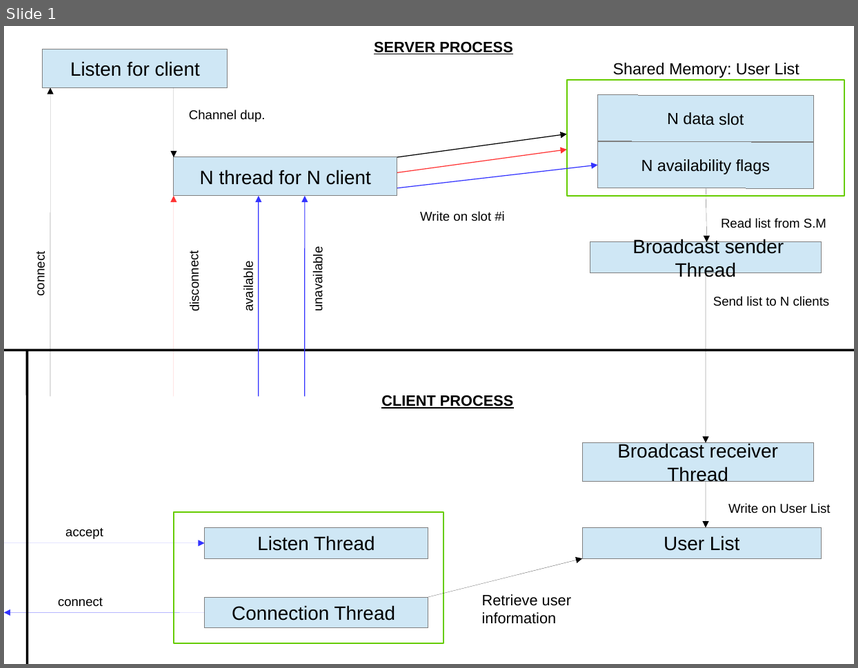
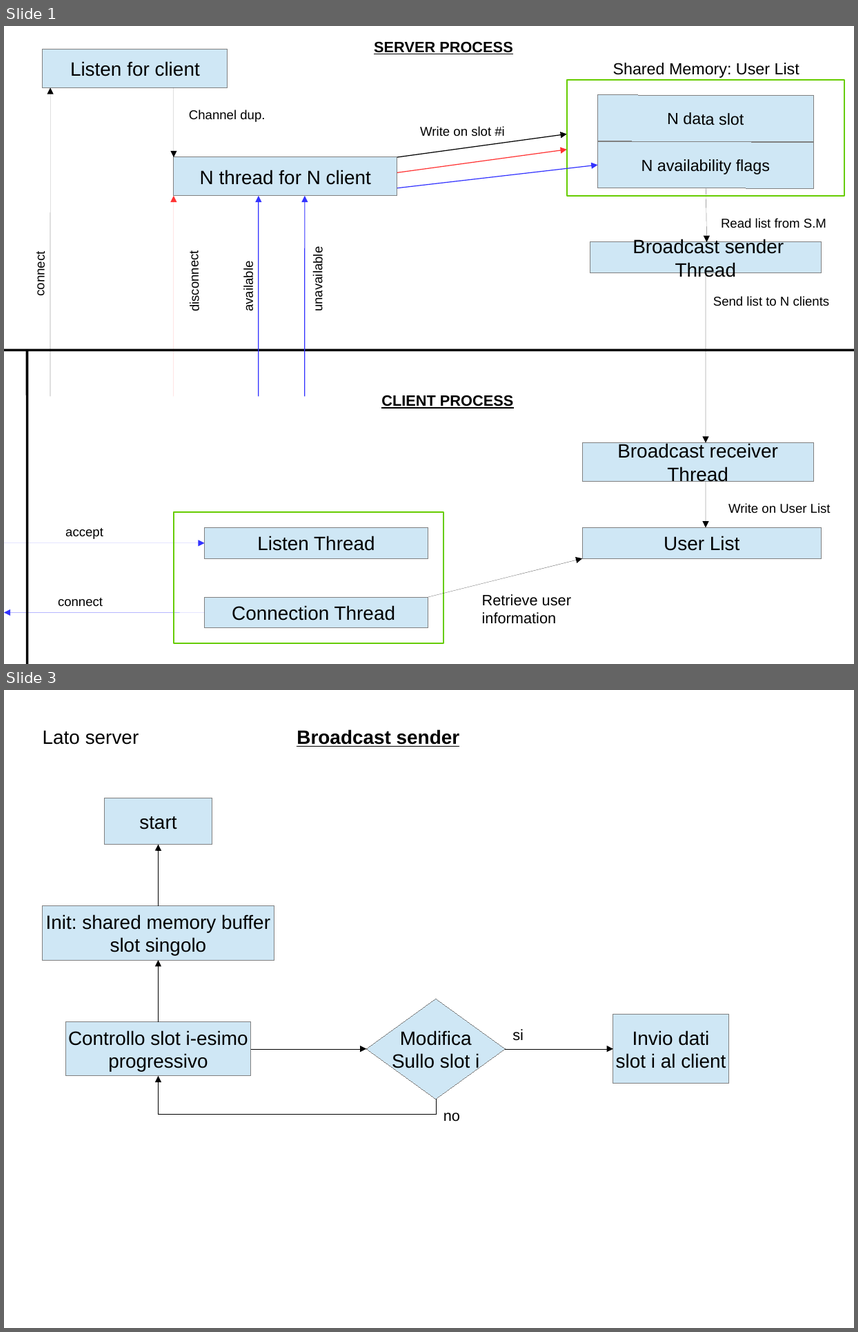
Before and after one commit to polyc/talk-service, a slide deck: SO_projectDiagram.odp. Shown one above the other, each under a label of ours: slide 1 before the commit, slides 1 and 3 after it; the slides between them are not shown. The pictures are 858x668 and 858x1332 pixels, drawn with LibreOffice and Linux fonts; fonts in the diff are those of the drawing. Boxes give left, top, right and bottom in pixels: in the first picture for what was removed or moved away, otherwise in the second. Text is boxed around its words. In the diff, an @@ line names an element or a change of style, - is before the commit and + after.

```diff
--- a/SO_projectDiagram.odp
+++ b/SO_projectDiagram.odp
@@ slide 3 added at <box>4,690,854,1328</box>, background #FFFFFF @@
@@ text added at <box>43,730,139,745</box>, 18 pt, text #000000 @@
+Lato server
@@ text added at <box>297,729,460,747</box>, 18 pt, text #000000, bold, underline @@
+Broadcast sender
@@ rectangle added at <box>104,798,212,845</box>, fill #CFE7F5, outline #808080 0 pt, 18 pt, text #000000 @@
+start
@@ elbow arrow added from (159, 906) to (159, 845), #000000 0 pt @@
@@ rectangle added at <box>43,906,274,960</box>, fill #CFE7F5, outline #808080 0 pt, 18 pt, text #000000 @@
+Init: shared memory buffer
+slot singolo
@@ elbow arrow added from (159, 1022) to (159, 960), #000000 0 pt @@
@@ diamond added at <box>366,998,506,1099</box>, fill #CFE7F5, outline #808080 0 pt, 18 pt, text #000000 @@
+Modifica
+Sullo slot i
@@ rectangle added at <box>613,1014,729,1083</box>, fill #CFE7F5, outline #808080 0 pt, 18 pt, text #000000 @@
+Invio dati
+slot i al client
@@ rectangle added at <box>65,1022,251,1076</box>, fill #CFE7F5, outline #808080 0 pt, 18 pt, text #000000 @@
+Controllo slot i-esimo
+progressivo
@@ text added at <box>513,1029,524,1041</box>, 14 pt, text #000000 @@
+si
@@ elbow arrow added from (251, 1049) to (366, 1049), #000000 0 pt @@
@@ elbow arrow added from (506, 1049) to (613, 1049), #000000 0 pt @@
@@ elbow arrow added from (436, 1099) to (159, 1076), #000000 0 pt @@
@@ text added at <box>444,1112,460,1121</box>, 14 pt, text #000000 @@
+no
@@ slide 1 changed as well @@
@@ text "Write on slot #i": place and size @@
-text "Write on slot #i" at <box>420,211,504,221</box>
+text "Write on slot #i" at <box>420,126,504,136</box>
```
Also in this commit, not shown: 2 other slides changed, 1 other slide added, 2 slides removed.
